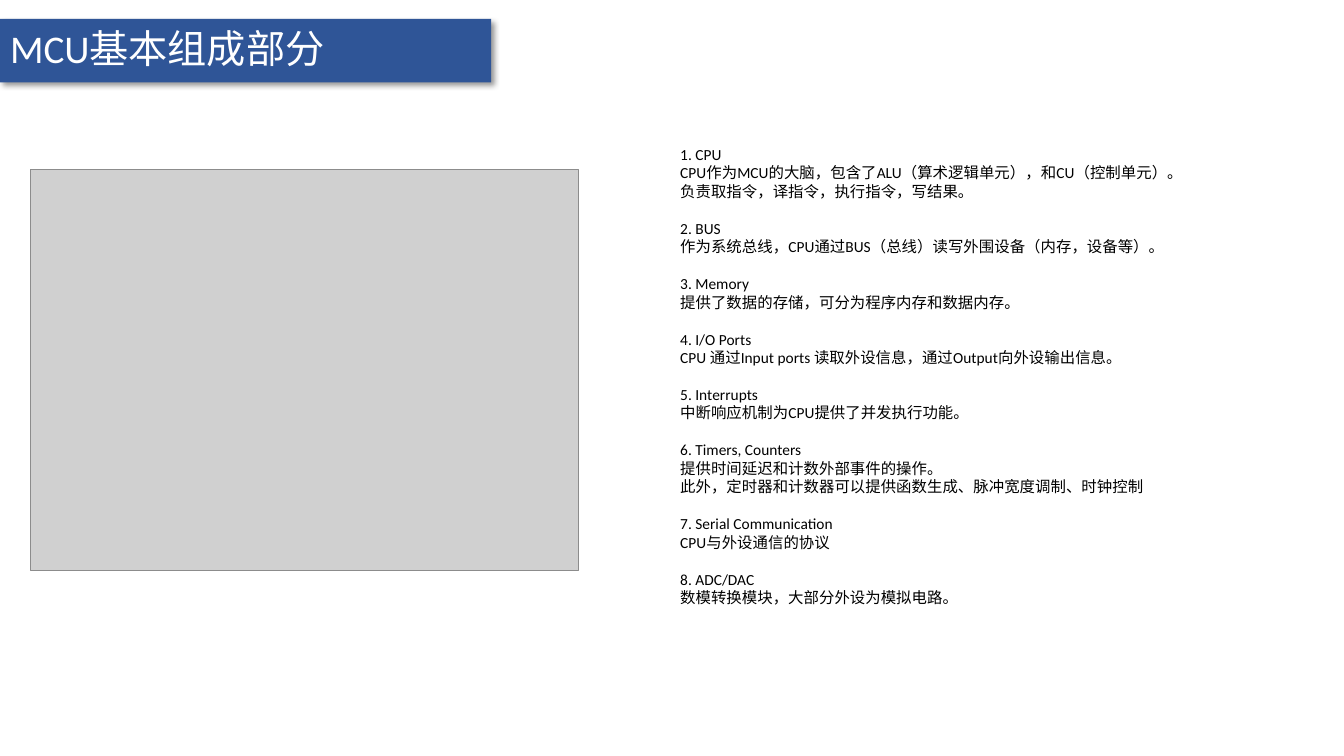
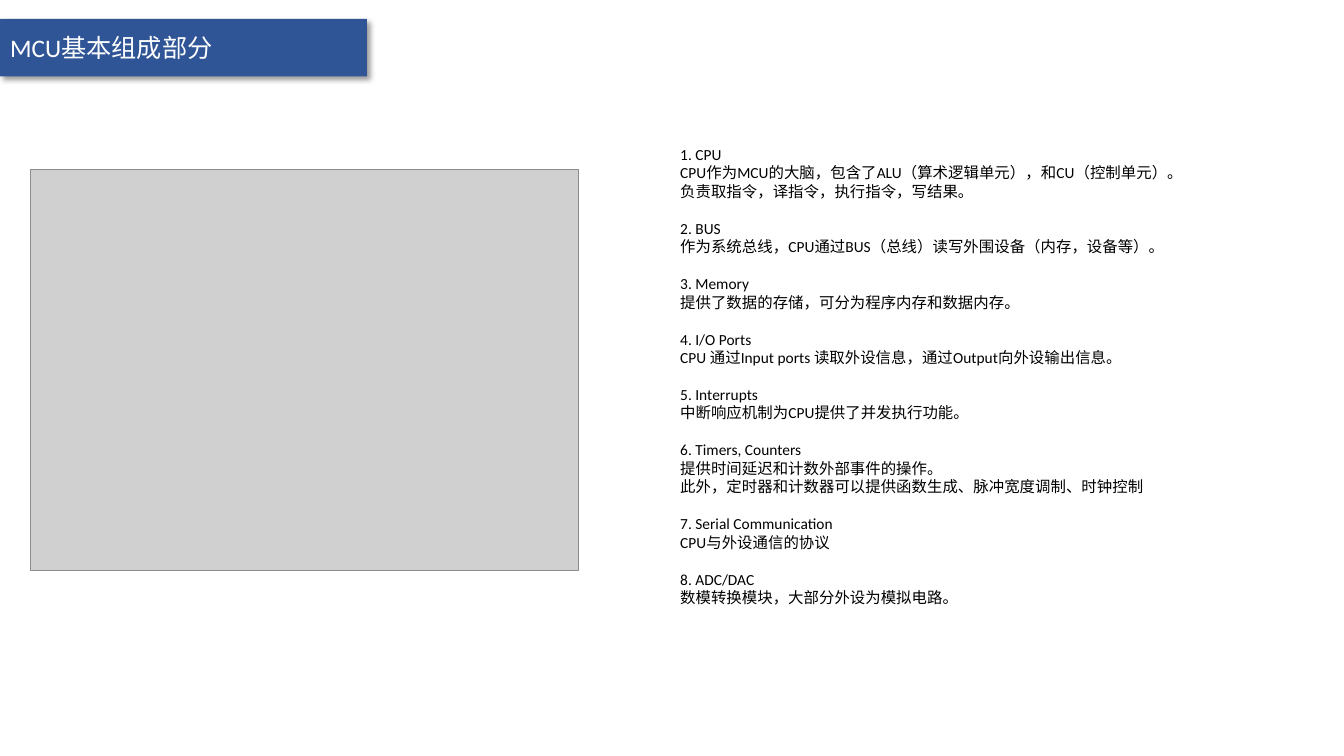
Before and after one commit to FL-LearningGroup/LucasNote, a slide deck: slide 2 of compute/embedded-system/MCU.pptx. Drawn at 1344x756 pixels with LibreOffice and Linux fonts; fonts in the diff are those of the drawing; grey boxes stand for pictures. Boxes give left, top, right and bottom in pixels: in the first picture for what was removed or moved away, otherwise in the second. Text is boxed around its words. In the diff, an @@ line names an element or a change of style, - is before the commit and + after.

```diff
--- a/compute/embedded-system/MCU.pptx
+++ b/compute/embedded-system/MCU.pptx
@@ text "MCU基本组成部分" at [10, 37, 212, 59]: size 28 to 18 pt; vertical alignment top to middle @@
@@ rectangle: place and size @@
-rectangle at [0, 19, 491, 83]
+rectangle at [0, 19, 367, 77]
```
Also in this commit, not shown: 2 other slides changed, 10 slides added, 22 other files.
